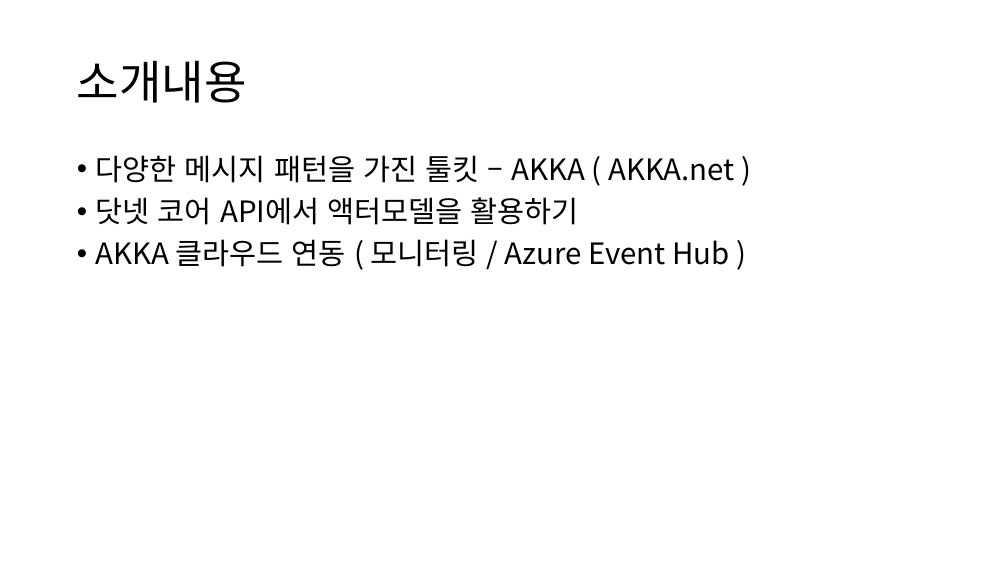
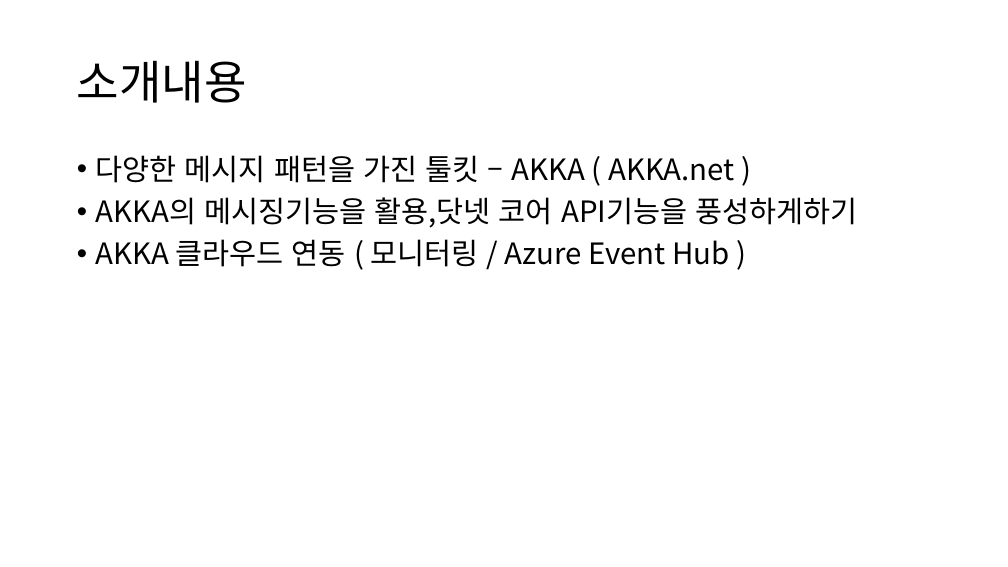
Before and after one commit to psmon/AkkaDotModule, a slide deck: slide 3 of Doc/DotCoreApiWithAkka.pptx. Drawn at 1008x567 pixels with LibreOffice and Linux fonts; fonts in the diff are those of the drawing. Boxes give left, top, right and bottom in pixels: in the first picture for what was removed or moved away, otherwise in the second. Text is boxed around its words. In the diff, an @@ line names an element or a change of style, - is before the commit and + after.

```diff
--- a/Doc/DotCoreApiWithAkka.pptx
+++ b/Doc/DotCoreApiWithAkka.pptx
@@ text at (96,197,857,228): text changed @@
-• 닷넷 코어 API에서 액터모델을 활용하기
+• AKKA의 메시징기능을 활용,닷넷 코어 API기능을 풍성하게하기
```
Also in this commit, not shown: 5 other slides changed, 1 slide added, 1 other file.
